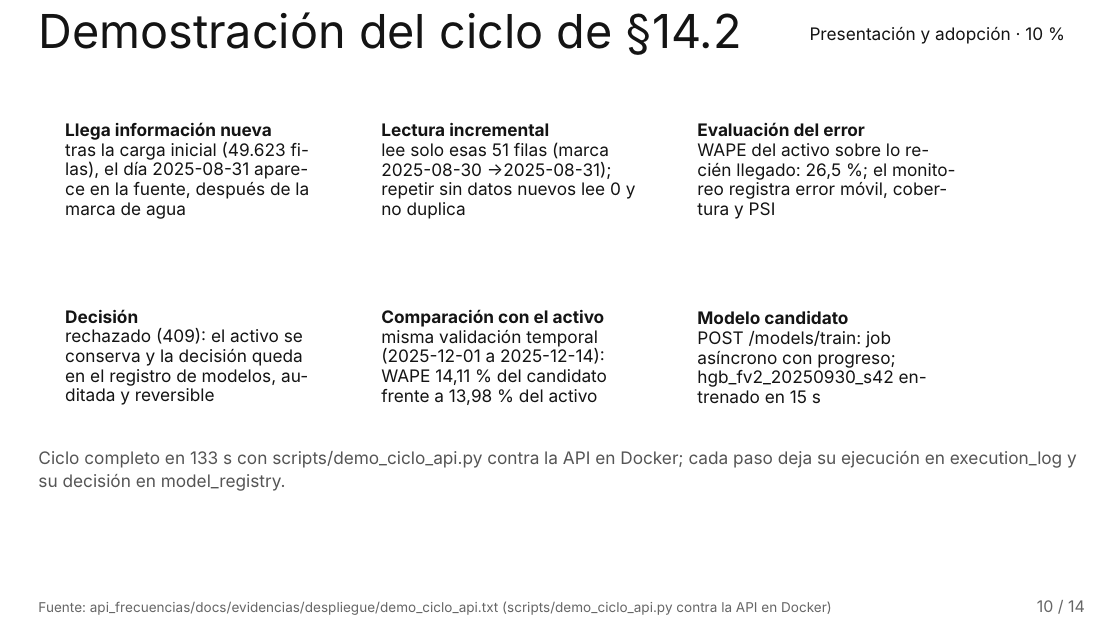
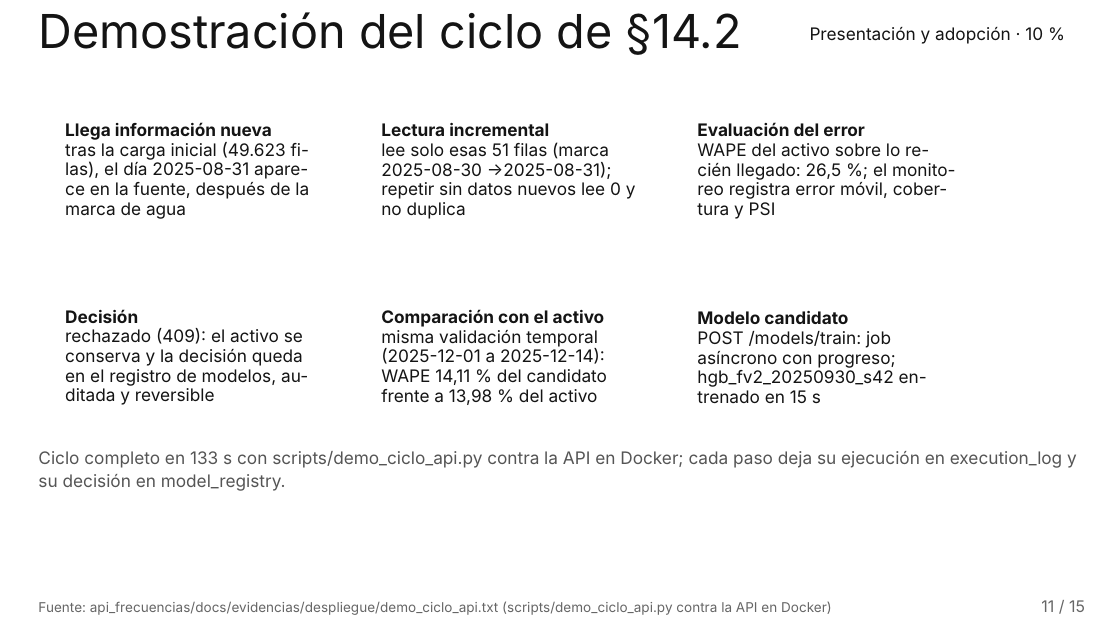
Before and after one commit to RubenEsg/Data-Challenge-pro-extreme, a slide deck: slide 11 of documentos/presentacion_final.pptx (slide 10 before the commit). Drawn at 1120x630 pixels with LibreOffice and Linux fonts; fonts in the diff are those of the drawing; background and template pictures are left out. Boxes give left, top, right and bottom in pixels: in the first picture for what was removed or moved away, otherwise in the second. Text is boxed around its words. In the diff, an @@ line names an element or a change of style, - is before the commit and + after.

```diff
--- a/documentos/presentacion_final.pptx
+++ b/documentos/presentacion_final.pptx
@@ text at [1041,600,1085,612]: text changed @@
-10 / 14
+11 / 15
```
Also in this commit, not shown: 13 other slides changed, 1 slide added, 44 other files.
